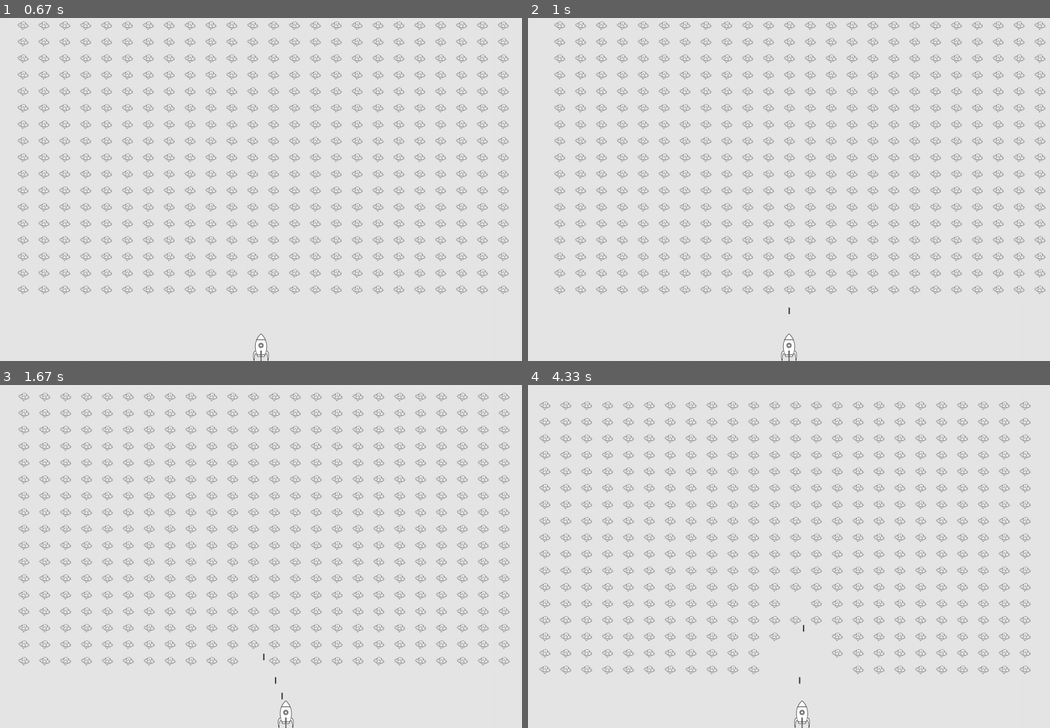
Above: before the commit, frames 1-4 (two rows, left to right).
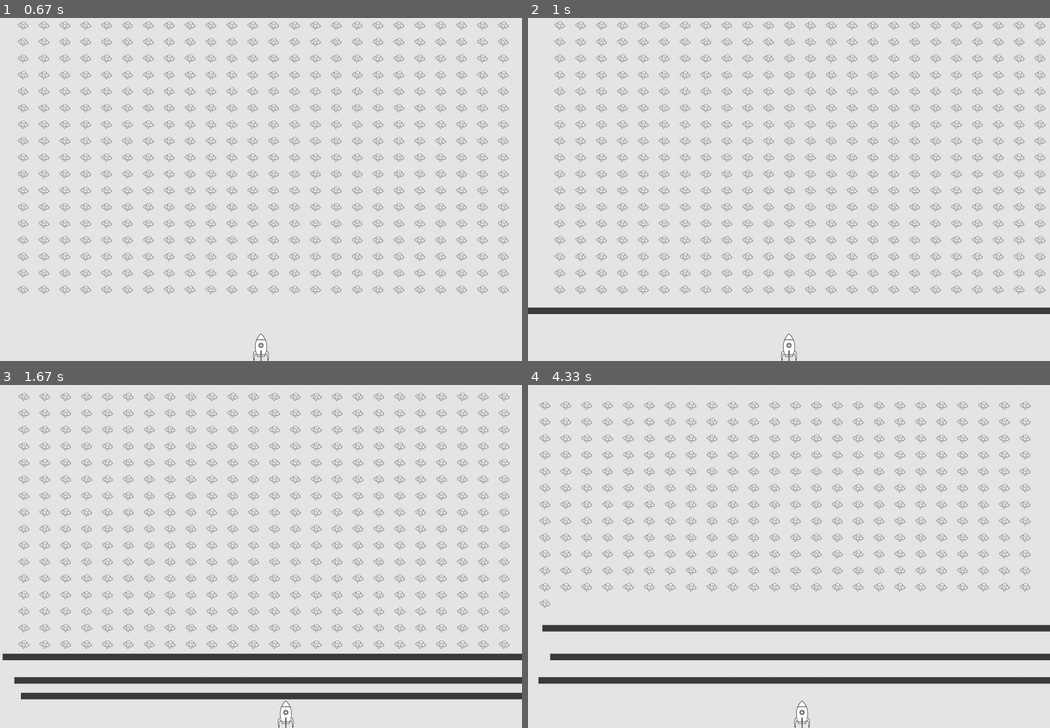
Above: after the commit, the same moments.

Repository: Hugohui/pygame_alien_invasion
Game: pygame game, started from alien_invasion.py
The game is run twice, just before and just after one commit, with the same random seed, the same clock (stepped at 60 frames per second) and the same inputs.
Inputs:
- Up to frame 1 (0.67 s): click "Play" at 0.38 s
- Up to frame 2 (1 s): tap Space at 0.67 s
- Up to frame 3 (1.67 s): hold Right 1-1.47 s; tap Space at 1.07, 1.37, 1.57 s; hold Right from 1.5 s (still down)
- Up to frame 4 (4.33 s): tap Space at 1.87, 2.07, 2.37, 2.63, 2.93, 3.07, 3.37, 3.73, 4.03, 4.23 s; release Right at 1.97 s; hold Left 2-2.53 s; hold Left 2.57-2.97 s; hold Right 3-3.63 s; hold Left 3.67-4.13 s; hold Right from 4.17 s (still down)

Frame 1 is identical in both runs. In frame 2, 2.0% of the frame differs, in the area x 0-100%, y 84-87%; in frame 3, 6.2%; in frame 4, 7.8%, in the area x 2-100%, y 62-88%.

Commit message:
play speed

Diff:
--- a/game_functions.py
+++ b/game_functions.py
@@ -30,6 +30,9 @@
         create_fleet(ai_settings, screen, ship, aliens)
         ship.center_ship()
 
+        # 重置游戏设置
+        ai_settings.initialize_dynamic_settings()
+        # 光标隐藏
         pygame.mouse.set_visible(False)
 
 
@@ -83,6 +86,7 @@
 
     if len(aliens) == 0:
         bullets.empty()
+        ai_settings.increase_speed()
         create_fleet(ai_settings, screen, ship, aliens)
 
 
--- a/settings.py
+++ b/settings.py
@@ -13,7 +13,7 @@
 
         # 子弹设置
         self.bullet_speed_factor = 3
-        self.bullet_wihth = 3
+        self.bullet_wihth = 1200
         self.bullet_height = 15
         self.bullet_color = 60, 60, 60
         self.bullets_allowed = 3
@@ -23,3 +23,18 @@
         self.fleet_drop_speed = 10
         # fleet_direction为1表示右移动，-1表示左移动
         self.fleet_direction = 1
+
+        # 游戏等级
+        self.speedup_scale = 1.1
+        self.initialize_dynamic_settings()
+
+    def initialize_dynamic_settings(self):
+        self.ship_speed_factor = 1.5
+        self.bullet_speed_factor = 3
+        self.alien_speed_facotr = 1
+        self.fleet_direction = 1
+
+    def increase_speed(self):
+        self.ship_speed_factor *= self.speedup_scale
+        self.bullet_speed_factor *= self.speedup_scale
+        self.alien_speed_facotr *= self.speedup_scale
